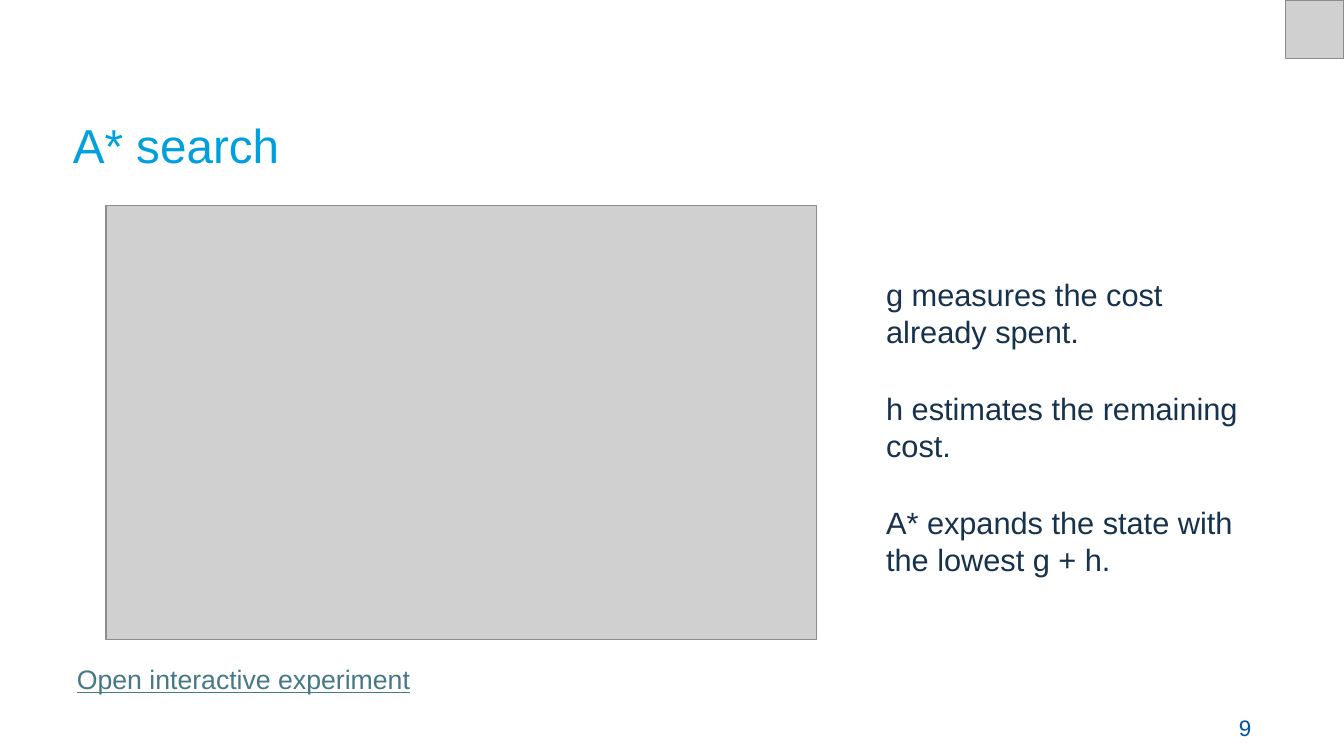
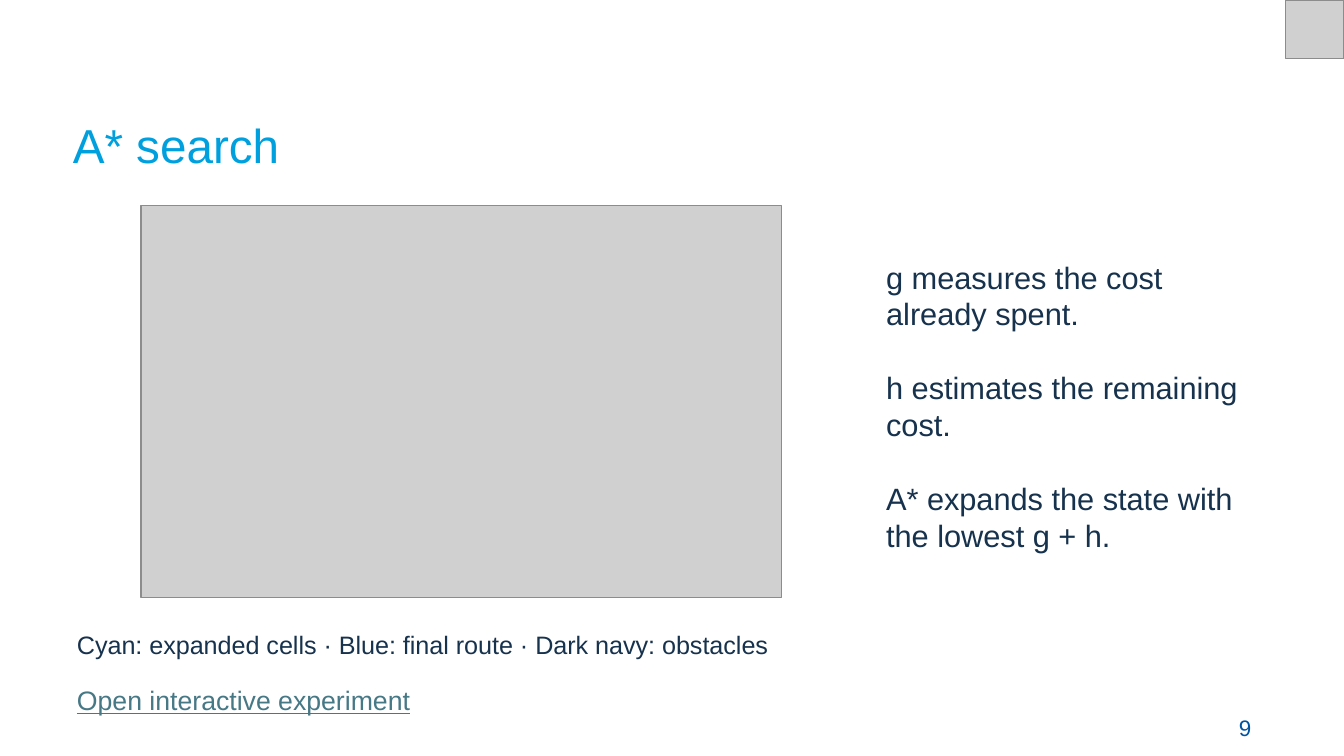
Before and after one commit to Croquembouche/Intro2AV-CourseContent, a slide deck: slide 9 of 2026/Presentations/Lecture 7 Path Planning for Autonomous Driving.pptx. Drawn at 1344x756 pixels with LibreOffice and Linux fonts; fonts in the diff are those of the drawing; grey boxes stand for pictures. Boxes give left, top, right and bottom in pixels: in the first picture for what was removed or moved away, otherwise in the second. Text is boxed around its words. In the diff, an @@ line names an element or a change of style, - is before the commit and + after.

Commit message:
Align Lecture 7 slides and colors with corrected planning demos

```diff
--- a/2026/Presentations/Lecture 7 Path Planning for Autonomous Driving.pptx
+++ b/2026/Presentations/Lecture 7 Path Planning for Autonomous Driving.pptx
@@ picture resized from (x1=106, y1=206, x2=817, y2=640) to (x1=141, y1=206, x2=782, y2=598) @@
@@ text "g measures the cost already ..." rewrapped from (x1=886, y1=283, x2=1238, y2=577) to (x1=886, y1=266, x2=1238, y2=553) @@
@@ text added at (x1=77, y1=635, x2=768, y2=659), 13.5 pt, text #17324D @@
+Cyan: expanded cells · Blue: final route · Dark navy: obstacles
@@ text "Open interactive experiment" moved from (x1=77, y1=669, x2=410, y2=695) to (x1=77, y1=690, x2=410, y2=716) @@
```
Also in this commit, not shown: 29 other slides changed, 5 slides added, 3 slides removed, 14 other files.
